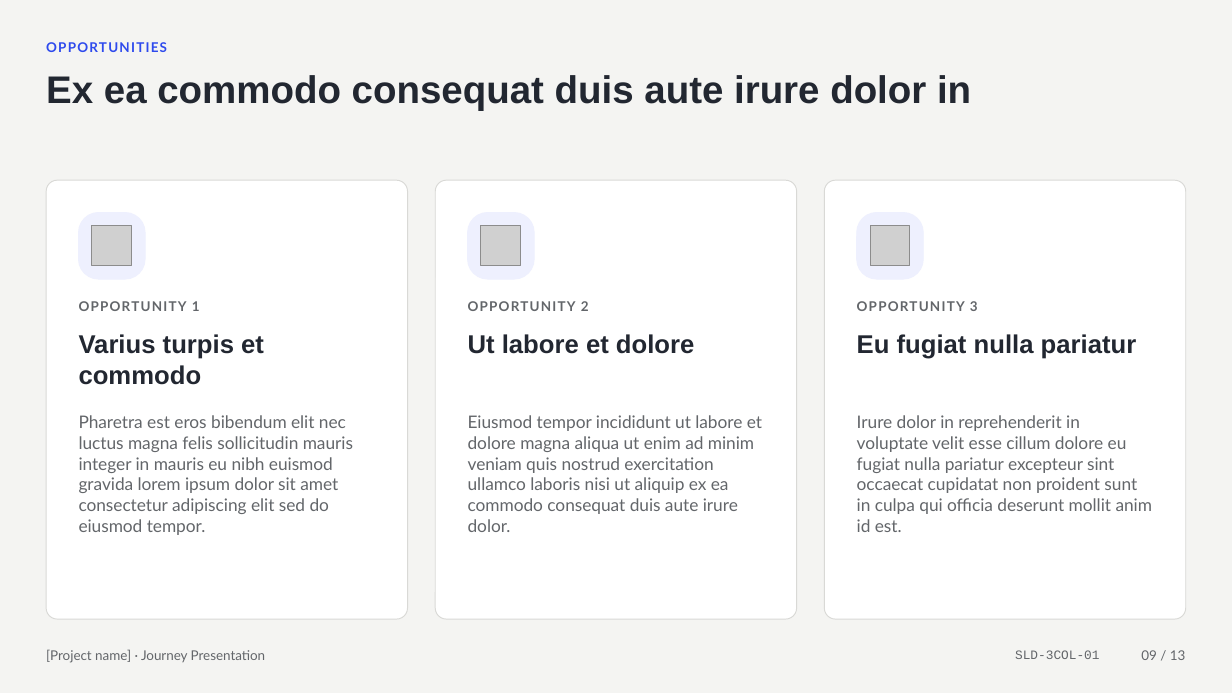
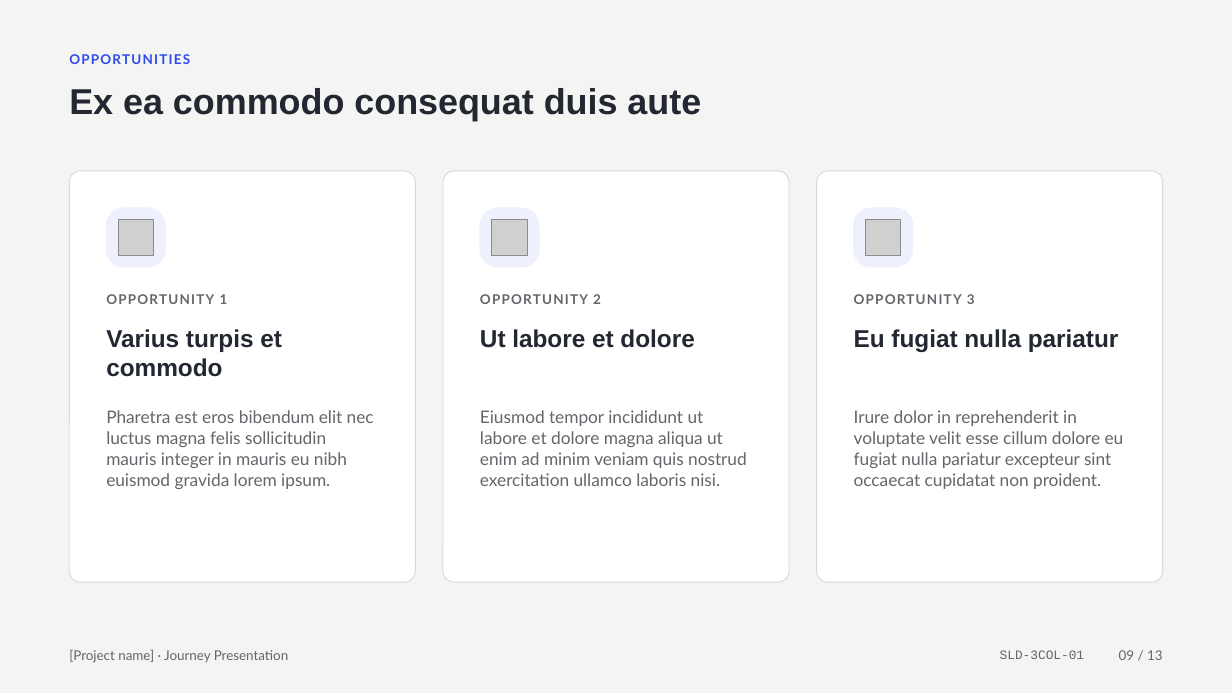
Before and after one commit to rajesh171812/storyloom.ai, a slide deck: slide 9 of downloads/templates/Template_Journey_Presentation_v1.pptx. Drawn at 1232x693 pixels with LibreOffice and Linux fonts; fonts in the diff are those of the drawing; grey boxes stand for pictures. Boxes give left, top, right and bottom in pixels: in the first picture for what was removed or moved away, otherwise in the second. Text is boxed around its words. In the diff, an @@ line names an element or a change of style, - is before the commit and + after.

```diff
--- a/downloads/templates/Template_Journey_Presentation_v1.pptx
+++ b/downloads/templates/Template_Journey_Presentation_v1.pptx
@@ text "OPPORTUNITIES": place and size @@
-text "OPPORTUNITIES" at [46,42,167,52]
+text "OPPORTUNITIES" at [69,54,190,64]
@@ text at [69,88,701,121]: text changed; size 30 to 28 pt @@
-Ex ea commodo consequat duis aute irure dolor in
+Ex ea commodo consequat duis aute
@@ rounded rectangle: place and size @@
-rounded rectangle at [46,180,408,619]
+rounded rectangle at [69,171,415,582]
@@ rounded rectangle: place and size @@
-rounded rectangle at [435,180,797,619]
+rounded rectangle at [443,171,788,582]
@@ proportions changed in 3 elements at [443,171,788,582], [69,171,415,582], [817,171,1163,582] @@
@@ rounded rectangle: place and size @@
-rounded rectangle at [824,180,1186,619]
+rounded rectangle at [817,171,1163,582]
@@ rounded rectangle: place and size @@
-rounded rectangle at [79,213,145,279]
+rounded rectangle at [106,208,165,267]
@@ rounded rectangle: place and size @@
-rounded rectangle at [468,213,534,279]
+rounded rectangle at [480,208,539,267]
@@ rounded rectangle: place and size @@
-rounded rectangle at [857,213,923,279]
+rounded rectangle at [854,208,913,267]
@@ picture: place and size @@
-picture at [91,226,131,265]
+picture at [118,220,153,255]
@@ picture: place and size @@
-picture at [482,226,521,265]
+picture at [492,220,527,255]
@@ picture: place and size @@
-picture at [871,226,910,265]
+picture at [866,220,901,255]
@@ text "OPPORTUNITY 1": place and size @@
-text "OPPORTUNITY 1" at [79,301,200,311]
+text "OPPORTUNITY 1" at [106,294,228,304]
@@ text "OPPORTUNITY 2": place and size @@
-text "OPPORTUNITY 2" at [468,301,589,311]
+text "OPPORTUNITY 2" at [480,294,601,304]
@@ text "OPPORTUNITY 3": place and size @@
-text "OPPORTUNITY 3" at [857,301,978,311]
+text "OPPORTUNITY 3" at [854,294,975,304]
@@ text "Varius turpis et commodo": place and size @@
-text "Varius turpis et commodo" at [79,334,264,385]
+text "Varius turpis et commodo" at [106,329,282,377]
@@ text "Ut labore et dolore": place and size @@
-text "Ut labore et dolore" at [468,334,694,354]
+text "Ut labore et dolore" at [480,329,694,348]
@@ size 20 to 19 pt in 3 elements at [480,329,694,348], [106,329,282,377], [854,329,1119,352] @@
@@ text at [106,410,374,489]: text changed @@
-Pharetra est eros bibendum elit nec luctus magna felis sollicitudin mauris integer in mauris eu nibh euismod gravida lorem ipsum dolor sit amet consectetur adipiscing elit sed do eiusmod tempor.
+Pharetra est eros bibendum elit nec luctus magna felis sollicitudin mauris integer in mauris eu nibh euismod gravida lorem ipsum.
@@ text at [480,410,747,486]: text changed @@
-Eiusmod tempor incididunt ut labore et dolore magna aliqua ut enim ad minim veniam quis nostrud exercitation ullamco laboris nisi ut aliquip ex ea commodo consequat duis aute irure dolor.
+Eiusmod tempor incididunt ut labore et dolore magna aliqua ut enim ad minim veniam quis nostrud exercitation ullamco laboris nisi.
@@ text at [854,410,1124,489]: text changed @@
-Irure dolor in reprehenderit in voluptate velit esse cillum dolore eu fugiat nulla pariatur excepteur sint occaecat cupidatat non proident sunt in culpa qui officia deserunt mollit anim id est.
+Irure dolor in reprehenderit in voluptate velit esse cillum dolore eu fugiat nulla pariatur excepteur sint occaecat cupidatat non proident.
@@ text "[Project name] · Journey Presentation": place and size @@
-text "[Project name] · Journey Presentation" at [46,649,266,663]
+text "[Project name] · Journey Presentation" at [69,649,289,663]
@@ text "SLD-3COL-01": place and size @@
-text "SLD-3COL-01" at [1015,650,1099,659]
+text "SLD-3COL-01" at [1000,650,1084,659]
@@ text "09 / 13": place and size @@
-text "09 / 13" at [1141,650,1186,660]
+text "09 / 13" at [1119,650,1163,660]
```
Also in this commit, not shown: 12 other slides changed, 16 other files.
